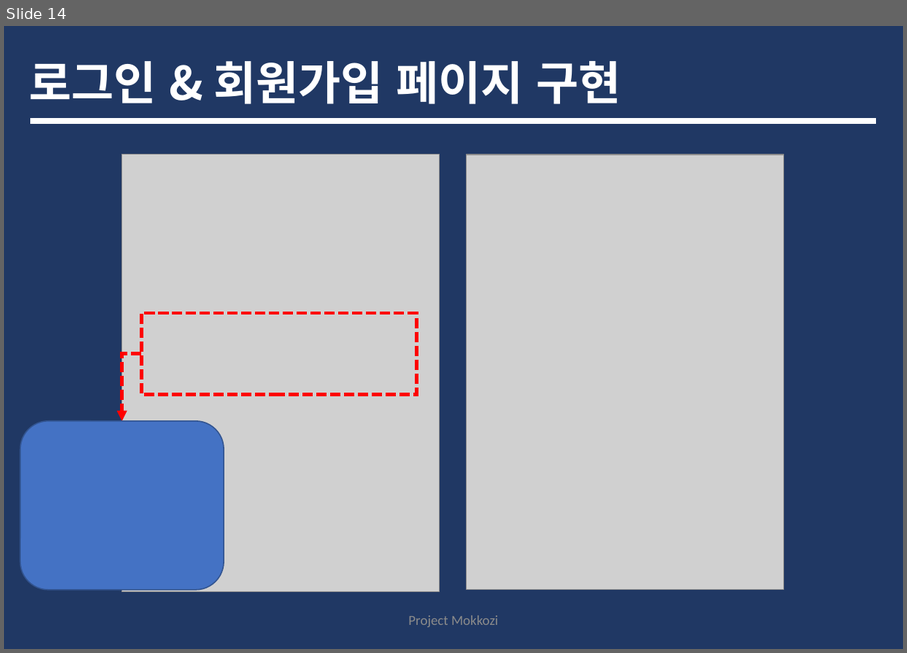
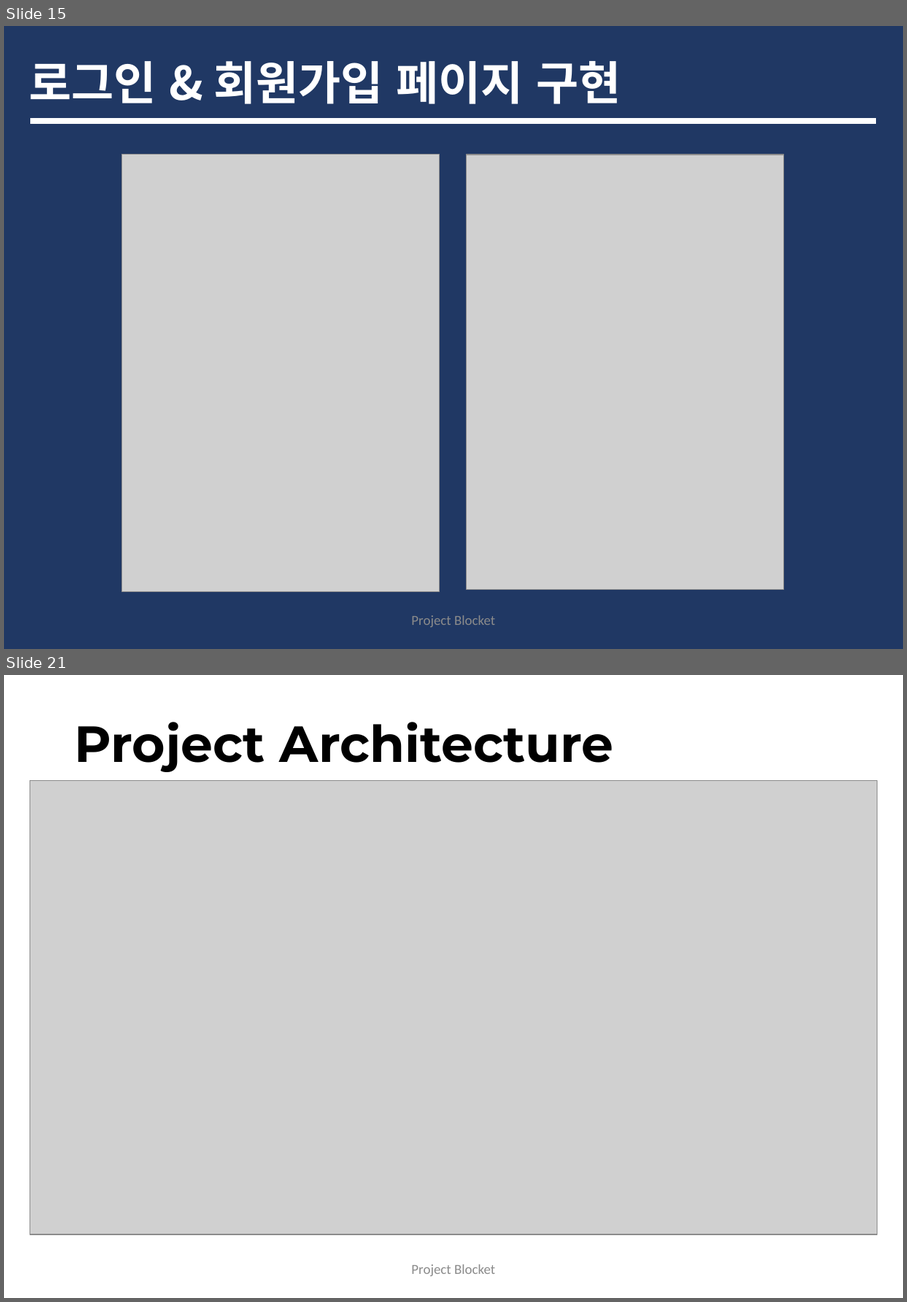
Before and after one commit to tofan0412/Algorithm, a slide deck: 취준/조웅현 포트폴리오.pptx. Shown one above the other, each under a label of ours: slide 14 before the commit, slides 15 and 21 after it; the slides between them are not shown. The pictures are 907x653 and 907x1302 pixels, drawn with LibreOffice and Linux fonts; fonts in the diff are those of the drawing; grey boxes stand for pictures. Boxes give left, top, right and bottom in pixels: in the first picture for what was removed or moved away, otherwise in the second. Text is boxed around its words. In the diff, an @@ line names an element or a change of style, - is before the commit and + after.

```diff
--- a/취준/조웅현 포트폴리오.pptx
+++ b/취준/조웅현 포트폴리오.pptx
@@ slide 21 added at (4, 675, 903, 1298), background #FFFFFF @@
@@ title added at (74, 722, 614, 772), 44 pt, text #000000, bold @@
+Project Architecture
@@ picture added at (30, 780, 878, 1234) @@
@@ text added at (411, 1264, 495, 1276), 12 pt, text #8C8C8C @@
+Project Blocket
@@ what was slide 14 is now slide 15 @@
@@ slide 15 changed as well @@
@@ rectangle removed at (142, 314, 416, 395) @@
@@ elbow arrow removed from (142, 354) to (122, 420) @@
@@ rounded rectangle removed at (21, 420, 224, 589) @@
@@ text at (411, 615, 495, 627): text changed @@
-Project Mokkozi
+Project Blocket
```
Also in this commit, not shown: 13 other slides changed, 12 other slides added.
